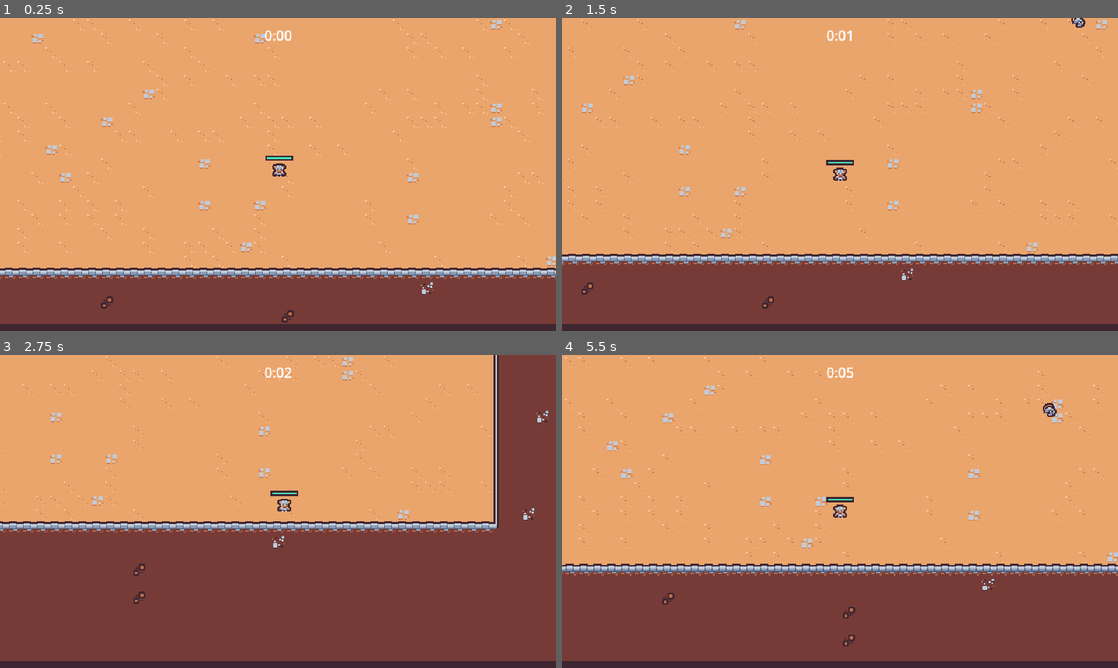
Above: before the commit, frames 1-4 (two rows, left to right).
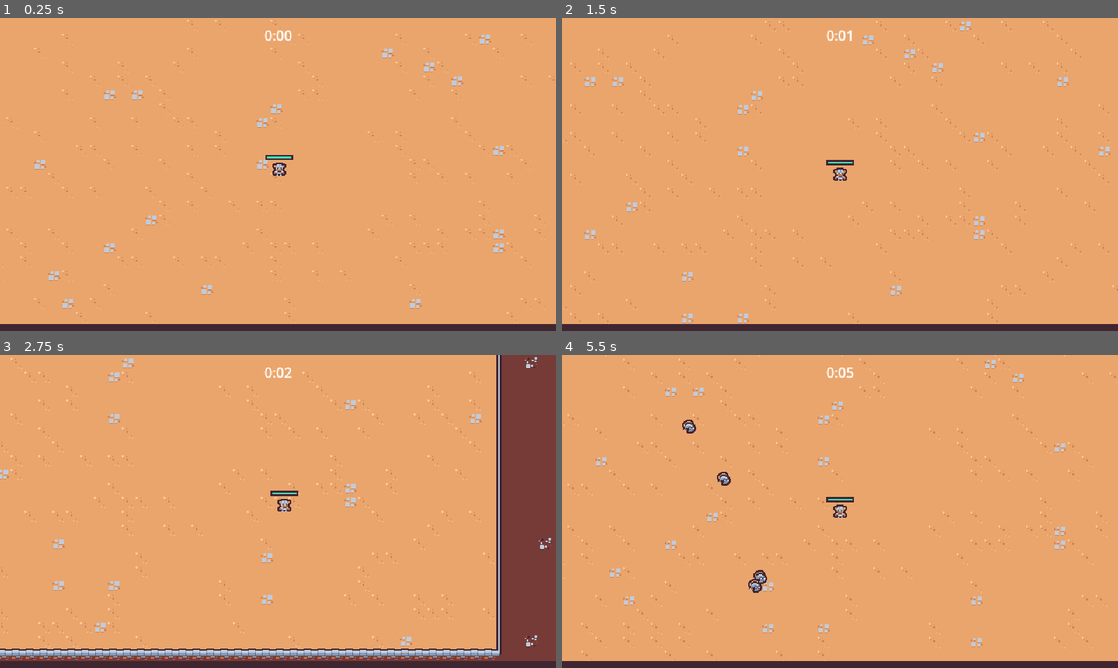
Above: after the commit, the same moments.

Repository: bseth15/2DSurvivorsCourse
Game: Godot game, scene res://scenes/main/main.tscn
Two runs of this game, one before a commit and one after it. Both use one fixed random seed, a clock stepped at 60 frames per second and the inputs below.
Inputs (mouse positions are in pixels of both pictures, inside the frame that each line leads up to):
- Up to frame 1 (0.25 s): no input
- Up to frame 2 (1.5 s): move the mouse to (962, 158) at 0.52 s; press the mouse at (962, 158) at 0.53 s; hold D (move_right) 0.53-1.28 s; move the mouse to (728, 190) at 1.27 s; release the mouse at (728, 190) at 1.28 s; hold S (move_down) from 1.28 s (still down); click (728, 190) at 1.35 s
- Up to frame 3 (2.75 s): move the mouse to (333, 442) at 2.02 s; release S (move_down) at 2.03 s; press the mouse at (333, 442) at 2.03 s; hold D (move_right) from 2.03 s (still down)
- Up to frame 4 (5.5 s): move the mouse to (812, 574) at 2.77 s; release D (move_right) at 2.78 s; release the mouse at (812, 574) at 2.78 s; hold W (move_up) 2.78-3.53 s; click (812, 574) at 2.85 s; move the mouse to (1006, 558) at 3.52 s; press the mouse at (1006, 558) at 3.53 s; hold A (move_left) 3.53-5.03 s; move the mouse to (673, 464) at 4.27 s; release the mouse at (673, 464) at 4.28 s; click (673, 464) at 4.35 s; move the mouse to (867, 511) at 5.02 s; press the mouse at (867, 511) at 5.03 s; hold S (move_down) from 5.03 s (still down)

The runs differ from the first frame. In frame 1, 20% of the frame differs, in the area x 0-100%, y 0-98%; in frame 2, 25%; in frame 3, 41%; in frame 4, 33%.

Commit message:
prevent invalid spawning

Diff:
--- a/scenes/main/main.tscn
+++ b/scenes/main/main.tscn
@@ -46,6 +46,6 @@
 
 [node name="Player" parent="Entities" instance=ExtResource("1_q40pr")]
 unique_name_in_owner = true
-position = Vector2(318, 343)
+position = Vector2(315, 197)
 
 [node name="Foreground" type="Node2D" parent="." groups=["foreground_layer"]]
--- a/scenes/manager/enemy_manager.gd
+++ b/scenes/manager/enemy_manager.gd
@@ -17,6 +17,27 @@
 	arena_time_manager.arena_difficulty_increased.connect(on_arena_difficulty_increased)
 
 
+func get_spawn_position() -> Vector2:
+	var player = get_tree().get_first_node_in_group("player") as Node2D
+	if player == null:
+		return Vector2.ZERO
+
+	var spawn_position = Vector2.ZERO
+	var random_direction = Vector2.RIGHT.rotated(randf_range(0, TAU))
+	for i in 4:
+		spawn_position = player.global_position + (random_direction * SPAWN_RADIUS)
+
+		var query_parameters = PhysicsRayQueryParameters2D.create(player.global_position, spawn_position, 1 << 0)
+		var result = get_tree().root.world_2d.direct_space_state.intersect_ray(query_parameters)
+
+		if result.is_empty():
+			break
+		else:
+			random_direction = random_direction.rotated(deg_to_rad(90))
+
+	return spawn_position
+
+
 func on_timer_timeout():
 	timer.start()
 
@@ -24,14 +45,11 @@
 	if player == null:
 		return
 
-	var random_direction = Vector2.RIGHT.rotated(randf_range(0, TAU))
-	var spawn_position = player.global_position + (random_direction * SPAWN_RADIUS)
-
 	var enemy = basic_enemy_scene.instantiate() as Node2D
 
 	var entities_layer = get_tree().get_first_node_in_group("entities_layer")
 	entities_layer.add_child(enemy)
-	enemy.global_position = spawn_position
+	enemy.global_position = get_spawn_position()
 
 
 func on_arena_difficulty_increased(arena_difficulty: int) -> void:
